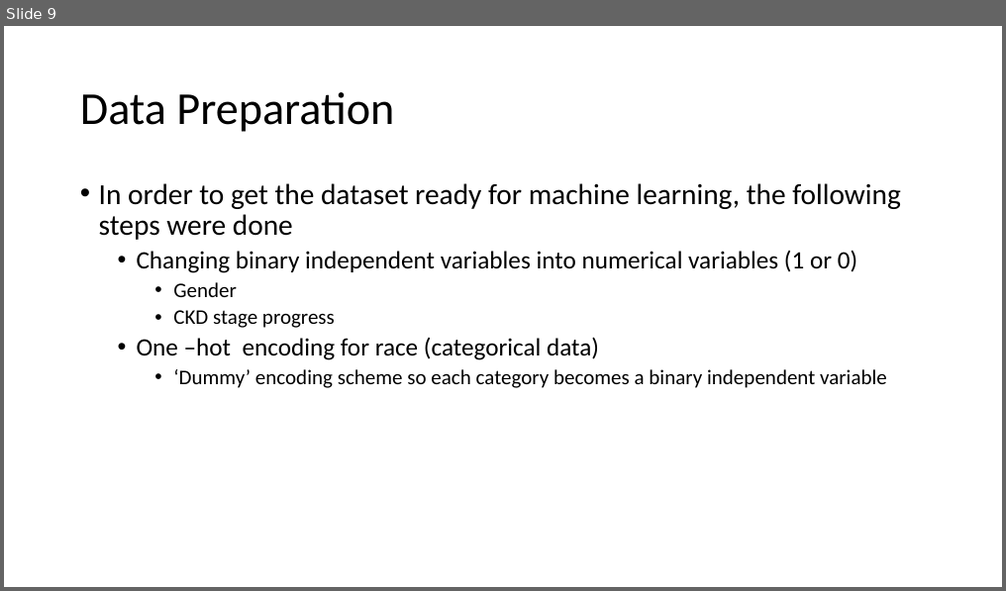
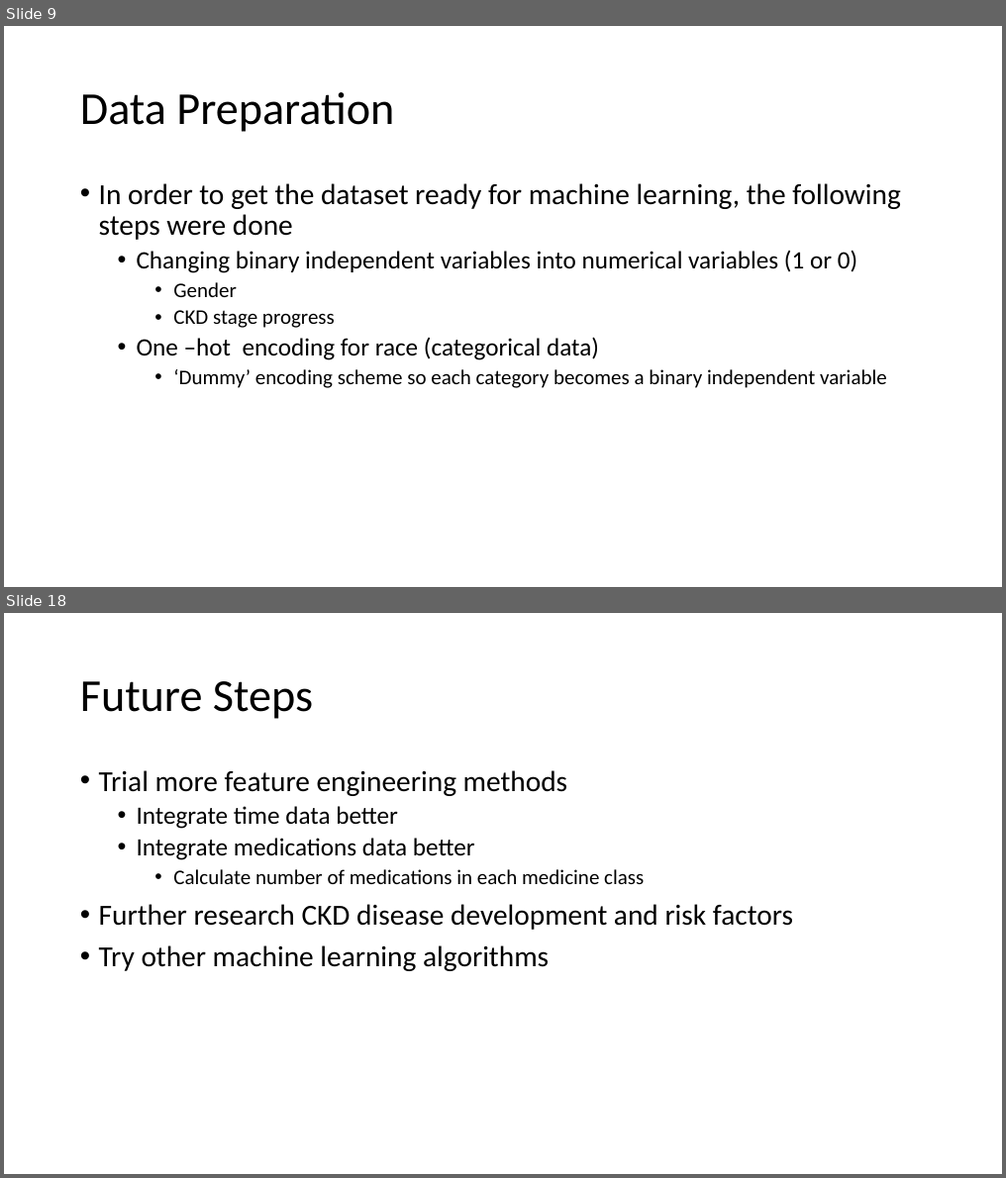
Before and after one commit to choikwun/ckd_assignment, a slide deck: ckd_presentation.pptx. Shown one above the other, each under a label of ours: slide 9 before the commit, slides 9 and 18 after it; the slides between them are not shown. The pictures are 1006x591 and 1006x1178 pixels, drawn with LibreOffice and Linux fonts; fonts in the diff are those of the drawing. Boxes give left, top, right and bottom in pixels: in the first picture for what was removed or moved away, otherwise in the second. Text is boxed around its words. In the diff, an @@ line names an element or a change of style, - is before the commit and + after.

```diff
--- a/ckd_presentation.pptx
+++ b/ckd_presentation.pptx
@@ slide 18 added at box(4, 613, 1002, 1174), background #FFFFFF @@
@@ title added at box(80, 681, 313, 719), 44 pt, text #000000 @@
+Future Steps
@@ text added at box(99, 770, 793, 971), 28 pt, text #000000 @@
+• Trial more feature engineering methods
+  • Integrate time data better
+  • Integrate medications data better
+    • Calculate number of medications in each medicine class
+• Further research CKD disease development and risk factors
+• Try other machine learning algorithms
```
Also in this commit, not shown: 1 slide changed, 7 other slides added, 4 other files.
